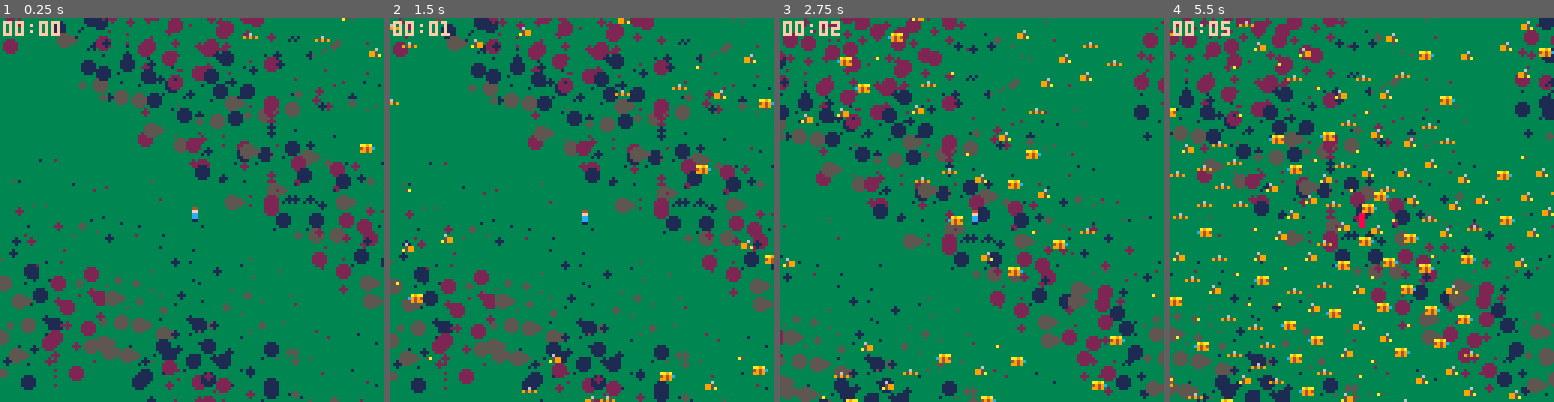
Above: before the commit, frames 1-4 (left to right).
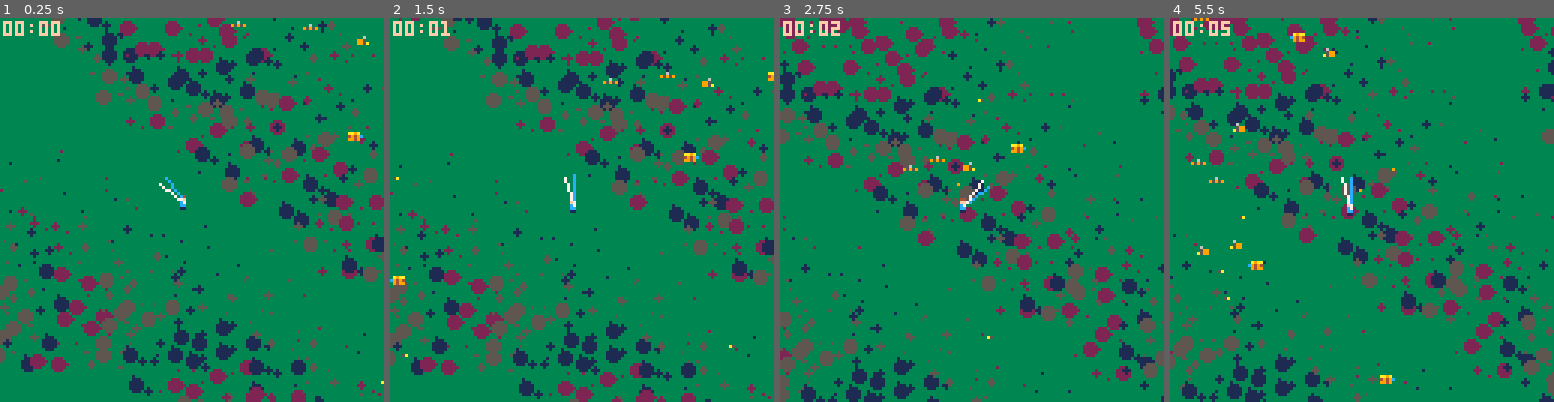
Above: after the commit, the same moments.

Repository: darabos/pico-8-projects
Game: PICO-8 cartridge buzz-survivor.p8
Same seed, same stepped clock (60 frames per second), same inputs: the game is played once before the commit and once after it.
Inputs:
- Up to frame 1 (0.25 s): no input
- Up to frame 2 (1.5 s): no input
- Up to frame 3 (2.75 s): hold Right 1.6-2.1 s; hold Up 2.15-2.42 s; hold Right from 2.47 s (still down)
- Up to frame 4 (5.5 s): release Right at 3.03 s; hold Left 3.08-3.58 s; hold Down 3.63-3.97 s; hold Right 4.02-4.68 s; hold Up 4.73-5.03 s; hold Left from 5.08 s (still down)

The runs differ from the first frame. In frame 1, 26% of the frame differs, in the area x 0-100%, y 0-100%; in frame 2, 27%; in frame 3, 27%; in frame 4, 31%.

Commit message:
Weapons & damage.

Diff:
--- a/buzz-survivor.p8
+++ b/buzz-survivor.p8
@@ -1,14 +1,45 @@
 pico-8 cartridge // http://www.pico-8.com
 version 35
 __lua__
+wpnclasses={
+ {name="net",
+  phase=0,len=10,spd=0.05,dmg=1,
+  draw=function(s)
+   line(
+    p.x,p.y,
+    p.x+s.len*cos(s.spd*(s.phase-1)),
+    p.y+s.len*sin(s.spd*(s.phase-1)),12)
+   line(
+    p.x,p.y,
+    p.x+s.len*cos(s.spd*s.phase),
+    p.y+s.len*sin(s.spd*s.phase),7)
+  end,
+  update=function(s)
+   s.phase+=1
+   local last=nil
+   for i=1,s.len\5 do
+    local hx=p.x+5*i*cos(s.spd*s.phase)
+    local hy=p.y+5*i*sin(s.spd*s.phase)
+    local k=collision_key({x=hx,y=hy},0)
+    if k!=last then
+     last=k
+     foreach(collision_map[k],function(e)
+      hit(e,s.dmg)
+     end)
+    end
+   end
+  end}
+}
+
 function _init()
  p={
   x=rnd(10000),y=rnd(10000),
   spr=1,spd=1.5,
-  weapons={},
+  weapons={wpnclasses[1]},
  }
  cam={x=p.x,y=p.y}
  start_time=t()
+ effects={}
  enemies={}
  for i=1,10 do
   add(enemies,newenemy())
@@ -18,6 +49,7 @@
 
 function _draw()
  camera()
+ --terrain
  local sx=cam.x%8
  local fx=cam.x\8
  local sy=cam.y%8
@@ -35,7 +67,7 @@
    for z=1,d do
     local r=(fx+x)^2+(fy+y)^2+(z+c)^2
     circfill(
-     x*8-sx+r%9,y*8-sy+r%15,(z-1)%3,c)
+     x*8-sx+r%11,y*8-sy+r%9,(z-1)%3,c)
    end
   end
  end
@@ -44,30 +76,46 @@
  cam.x+=0.05*(p.x+flr(p.vx*20))
  cam.y*=0.95
  cam.y+=0.05*(p.y+flr(p.vy*20))
+ --player
  if p.wounded then
   for i=1,15 do
    pal(i,8)
   end
-  spr(p.spr,p.x,p.y,1,1,p.flip)
+  spr(p.spr,p.x-4,p.y-4,1,1,p.flip)
   pal()
  else
-  spr(p.spr,p.x,p.y,1,1,p.flip)
- end
+  spr(p.spr,p.x-4,p.y-4,1,1,p.flip)
+ end
+ --enemies
  foreach(enemies,function(e)
-  spr(e.spr,e.x,e.y,1,1,e.flip)
+  spr(e.spr,e.x-4,e.y-4,1,1,e.flip)
+ end)
+ --effects
+ foreach(effects,function(e)
+  e.ttl-=1
+  if e.ttl<0 then del(effects,e) return end
+  e.x+=e.vx
+  e.y+=e.vy
+  pset(e.x,e.y,e.c)
+ end)
+ --weapons
+ foreach(p.weapons,function(w)
+  w.draw(w)
  end)
  --gui
  camera()
  local tt=flr(t()-start_time)
- print(
+ print(--clock
   (tt\600==0and"0"or"")
   ..tostr(tt\60)
   ..(tt%60\10==0and":0"or":")
   ..tostr(tt%60),1,1,15)
+ print(p.d,80,1,7)
 end
 
 function _update()
  ts+=1
+ --player
  p.wounded=false
  p.vx=0 p.vy=0
  if btn(⬅️) then
@@ -86,10 +134,10 @@
  end
  p.x+=p.vx
  p.y+=p.vy
- function key(e,o)
-  return (e.x-p.x+o)\10+(e.y-p.y+o)\10*100
- end
- local collision={}
+ --enemies
+ collision_map={}
+ local key=collision_key
+ local collision=collision_map
  for i,e in pairs(enemies) do
   local k=key(e,0)
   if collision[k] then
@@ -133,9 +181,18 @@
    end
   end end
  end
- if #enemies<250 and rnd(100)<100 then
+ if #enemies<250 and rnd(100)<10 then
   add(enemies,newenemy())
  end
+ --weapons
+ p.d=""
+ foreach(p.weapons,function(w)
+  w.update(w)
+ end)
+end
+
+function collision_key(e,o)
+ return (e.x-p.x+o)\10+(e.y-p.y+o)\10*100
 end
 
 function spawnpos()
@@ -150,10 +207,29 @@
 
 function newenemy()
  local x,y=spawnpos()
- local e={x=x,y=y}
+ local e={x=x,y=y,hp=1}
  e.spr=flr(rnd(4)+2)
  e.r=e.spr
  return e
+end
+
+function hit(e,dmg)
+ e.hp-=dmg
+ addeffect(e,dmg*2,9)
+ if e.hp<=0 then
+  del(enemies,e)
+ end
+end
+
+function addeffect(p,n,c)
+ if #effects>250 then return end
+ for i=1,n do
+  local ph=rnd()
+  local s=rnd()+1
+  add(effects,{
+   c=c,x=p.x,y=p.y,ttl=rnd(5)+5,
+   vx=s*cos(ph),vy=s*sin(ph)})
+ end
 end
 __gfx__
 00000000000000000000000000000000000000000000000000000000000000000000000000009a00000000000000000000000000000000000000000000000000
